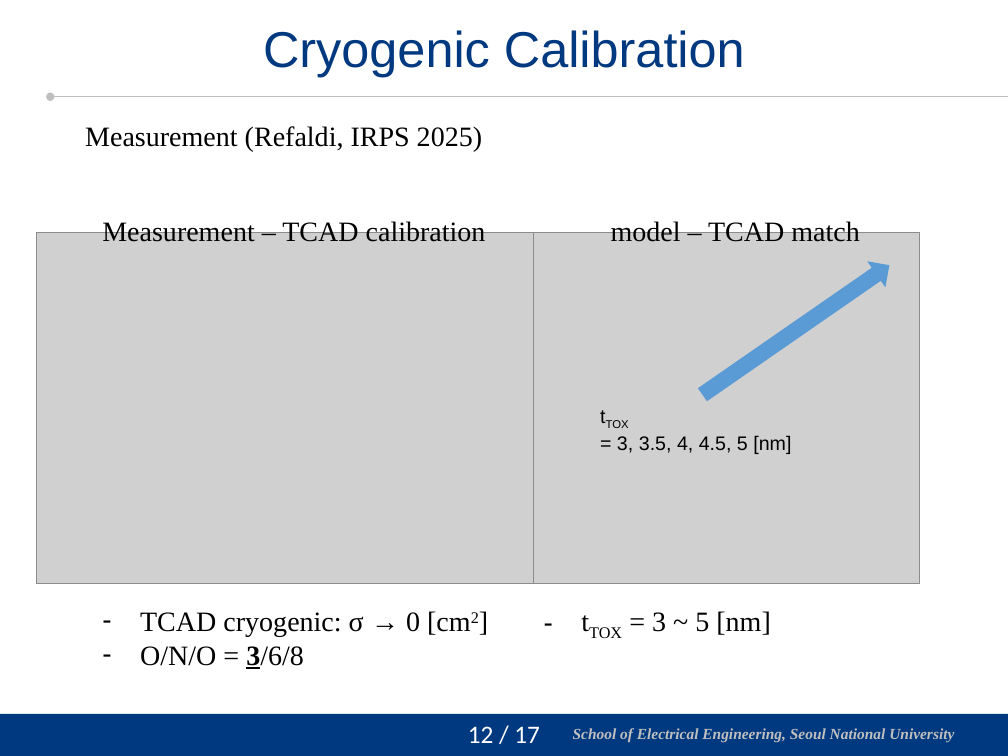
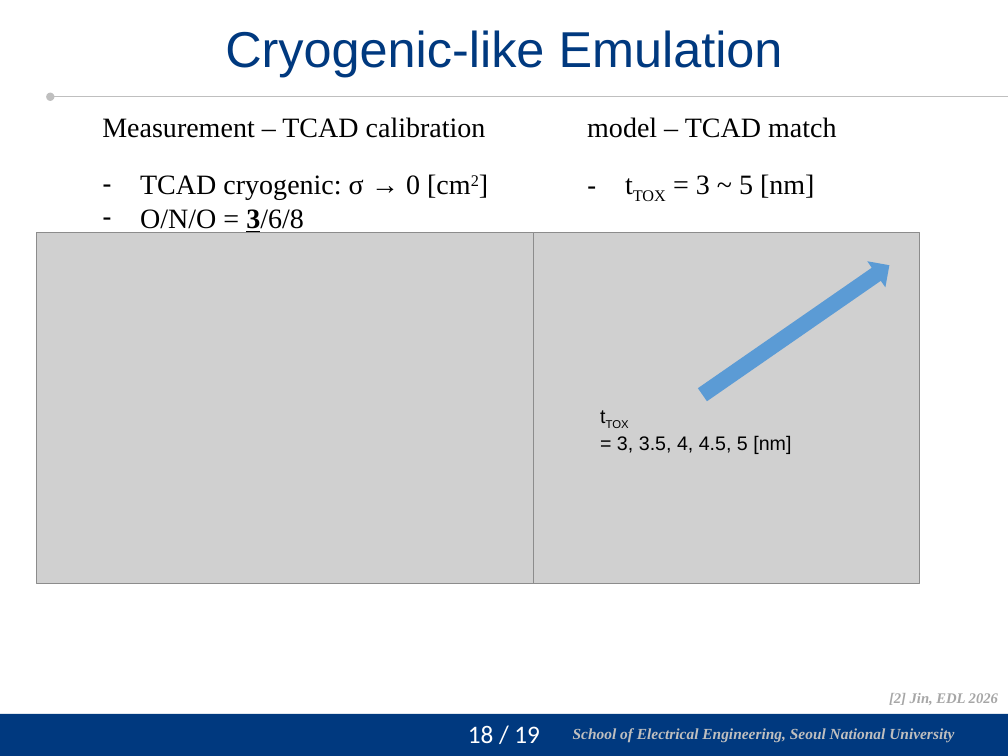
Before and after one commit to vectorcont62-dev/Graduation-SNU-MS, a slide deck: slide 18 of 진명 석사졸업 연구 정리.pptx (slide 13 before the commit). Drawn at 1008x756 pixels with LibreOffice and Linux fonts; fonts in the diff are those of the drawing; grey boxes stand for pictures; background and template pictures are left out. Boxes give left, top, right and bottom in pixels: in the first picture for what was removed or moved away, otherwise in the second. Text is boxed around its words. In the diff, an @@ line names an element or a change of style, - is before the commit and + after.

Commit message:
Presentation material layout finished. More details to be added.

```diff
--- a/진명 석사졸업 연구 정리.pptx
+++ b/진명 석사졸업 연구 정리.pptx
@@ title at bbox=[225, 30, 783, 76]: text changed @@
-Cryogenic Calibration
+Cryogenic-like Emulation
@@ text "Measurement – TCAD calibration": place and size @@
-text "Measurement – TCAD calibration" at bbox=[102, 220, 486, 242]
+text "Measurement – TCAD calibration" at bbox=[102, 117, 486, 138]
@@ text "model – TCAD match": place and size @@
-text "model – TCAD match" at bbox=[611, 220, 859, 242]
+text "model – TCAD match" at bbox=[587, 117, 836, 138]
@@ text removed at bbox=[85, 126, 482, 152] @@
-Measurement (Refaldi, IRPS 2025)
@@ text "TCAD cryogenic: σ → 0 ...": place and size @@
-text "TCAD cryogenic: σ → 0 ..." at bbox=[140, 612, 420, 669]
+text "TCAD cryogenic: σ → 0 ..." at bbox=[140, 175, 420, 234]
@@ text "tTOX = 3 ~ 5 ...": place and size @@
-text "tTOX = 3 ~ 5 ..." at bbox=[652, 611, 770, 635]
+text "tTOX = 3 ~ 5 ..." at bbox=[696, 174, 814, 198]
@@ text added at bbox=[889, 693, 998, 705], 10.5 pt, text #A6A6A6, bold, italic @@
+[2] Jin, EDL 2026
@@ page number at bbox=[468, 725, 540, 743]: text changed @@
-12 / 17
+18 / 19
```
Also in this commit, not shown: 12 other slides changed, 6 slides added, 2 slides removed.
